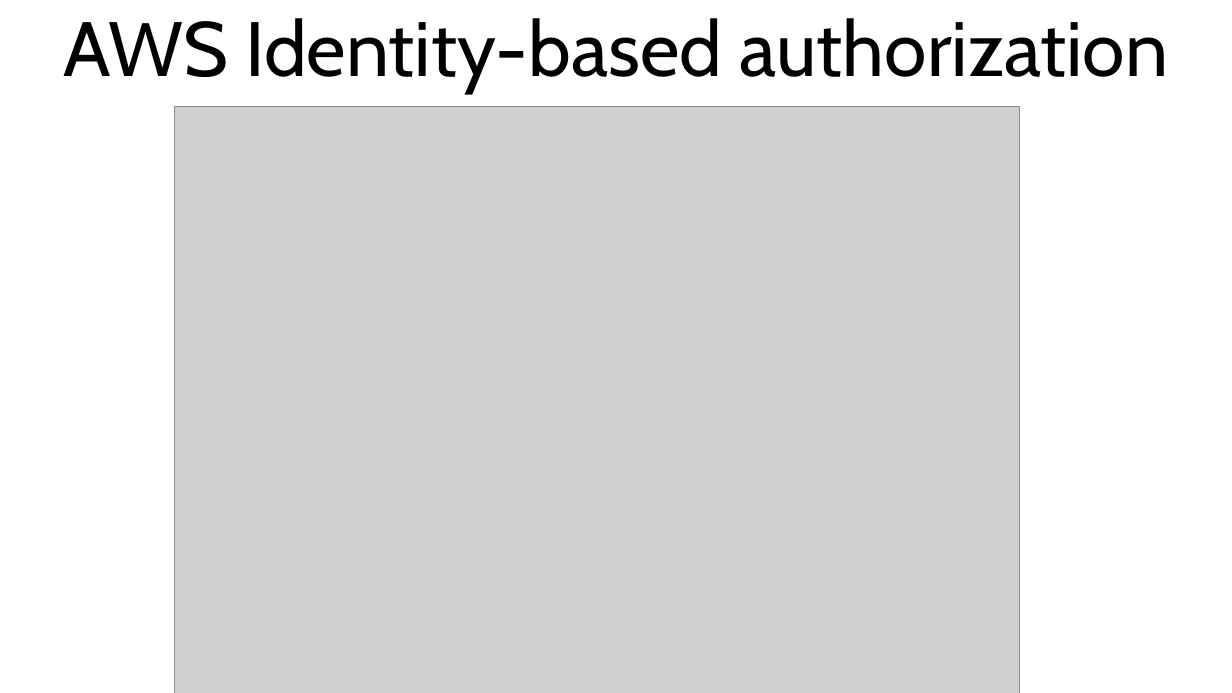
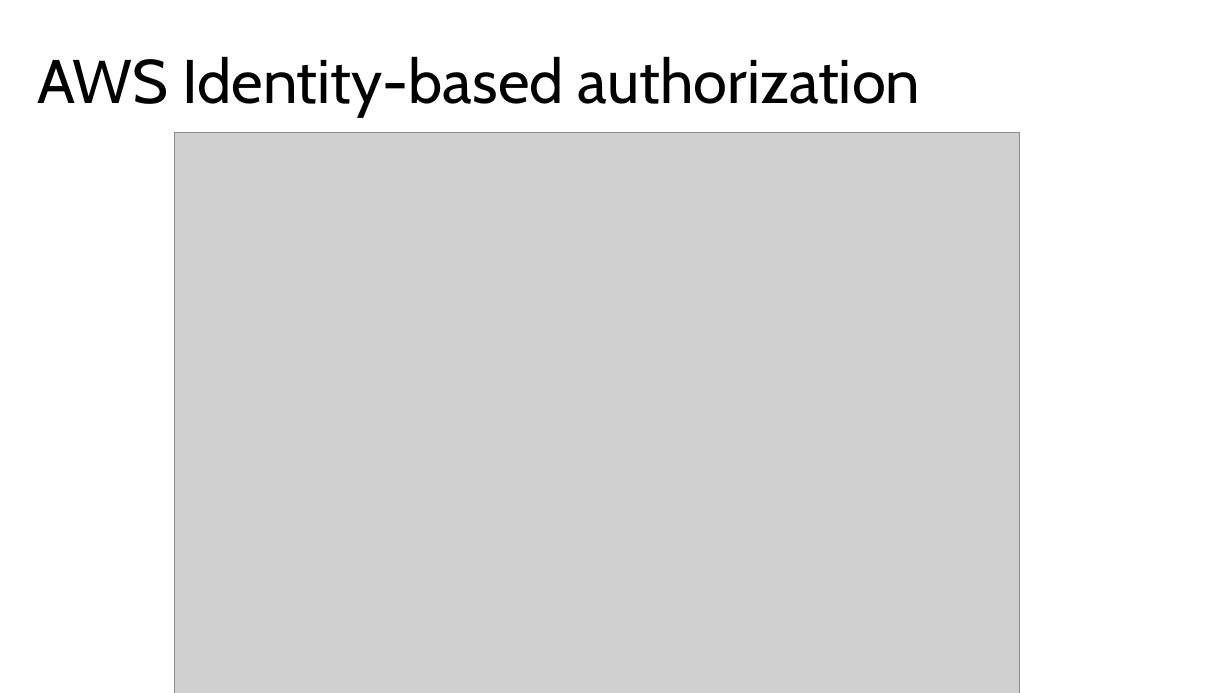
Before and after one commit to alex-zyl/FunctionsVSLambda, a slide deck: slide 35 of Presentation/Presentation.pptx (slide 36 before the commit). Drawn at 1232x693 pixels with LibreOffice and Linux fonts; fonts in the diff are those of the drawing; grey boxes stand for pictures. Boxes give left, top, right and bottom in pixels: in the first picture for what was removed or moved away, otherwise in the second. Text is boxed around its words. In the diff, an @@ line names an element or a change of style, - is before the commit and + after.

```diff
--- a/Presentation/Presentation.pptx
+++ b/Presentation/Presentation.pptx
@@ text "AWS Identity-based authorization": place and size @@
-text "AWS Identity-based authorization" at box(64, 18, 1169, 94)
+text "AWS Identity-based authorization" at box(37, 56, 921, 117)
@@ text "AWS Identity-based authorization" at box(37, 56, 921, 117): size 60 to 48 pt; alignment centre to left @@
@@ picture: place and size @@
-picture at box(175, 107, 1020, 693)
+picture at box(175, 132, 1020, 693)
```
Also in this commit, not shown: 6 other slides changed, 4 other files.
